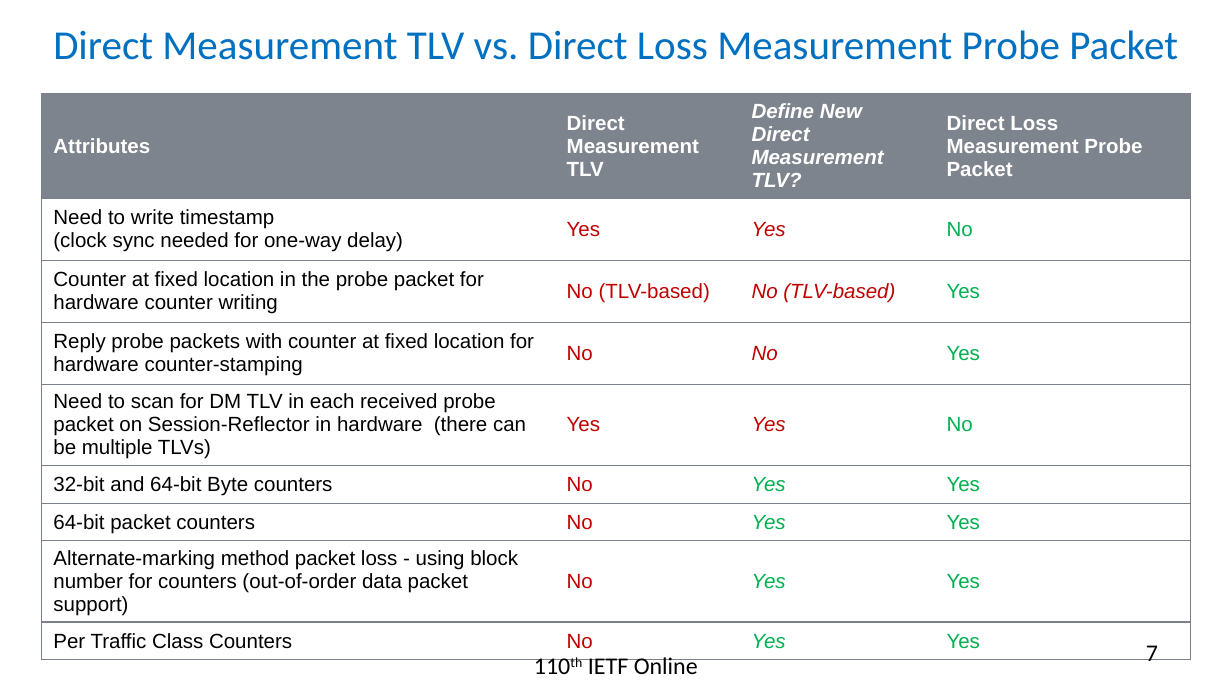
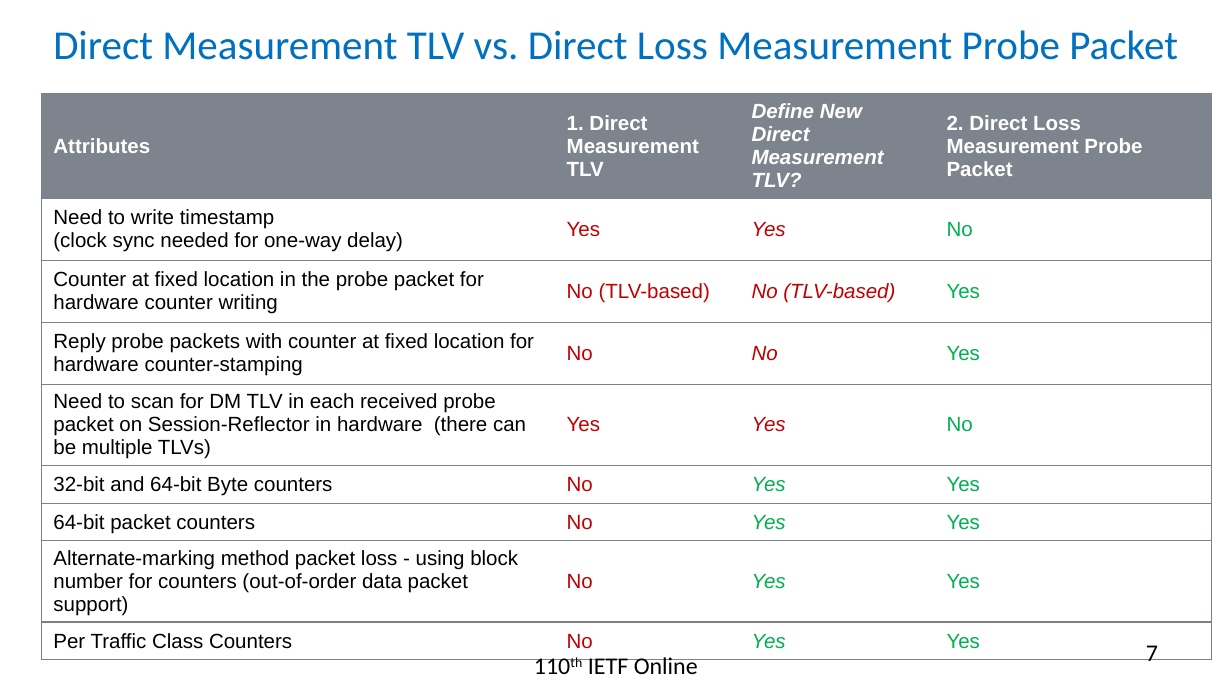
Before and after one commit to rakgandhi/ietf-slides, a slide deck: slide 7 of draft-gandhi-ippm-simple-direct-loss-00.pptx. Drawn at 1232x693 pixels with LibreOffice and Linux fonts; fonts in the diff are those of the drawing. Boxes give left, top, right and bottom in pixels: in the first picture for what was removed or moved away, otherwise in the second. Text is boxed around its words. In the diff, an @@ line names an element or a change of style, - is before the commit and + after.

```diff
--- a/draft-gandhi-ippm-simple-direct-loss-00.pptx
+++ b/draft-gandhi-ippm-simple-direct-loss-00.pptx
@@ table at [41,94,1211,653] @@
-row 1, column 2: Direct Measurement TLV
+row 1, column 2: 1. Direct Measurement TLV
-row 1, column 4: Direct Loss Measurement Probe Packet
+row 1, column 4: 2. Direct Loss Measurement Probe Packet
@@ table: place and size @@
-table at [41,94,1190,653]
+table at [41,94,1211,653]
```
Also in this commit, not shown: 2 other slides changed.
